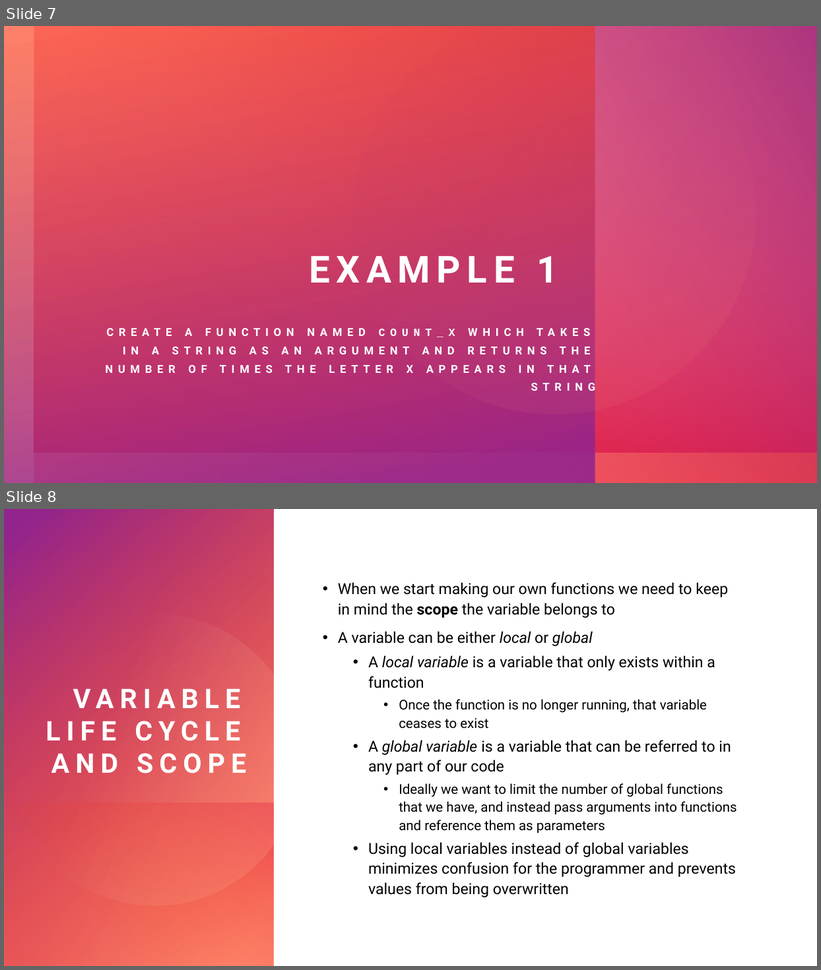
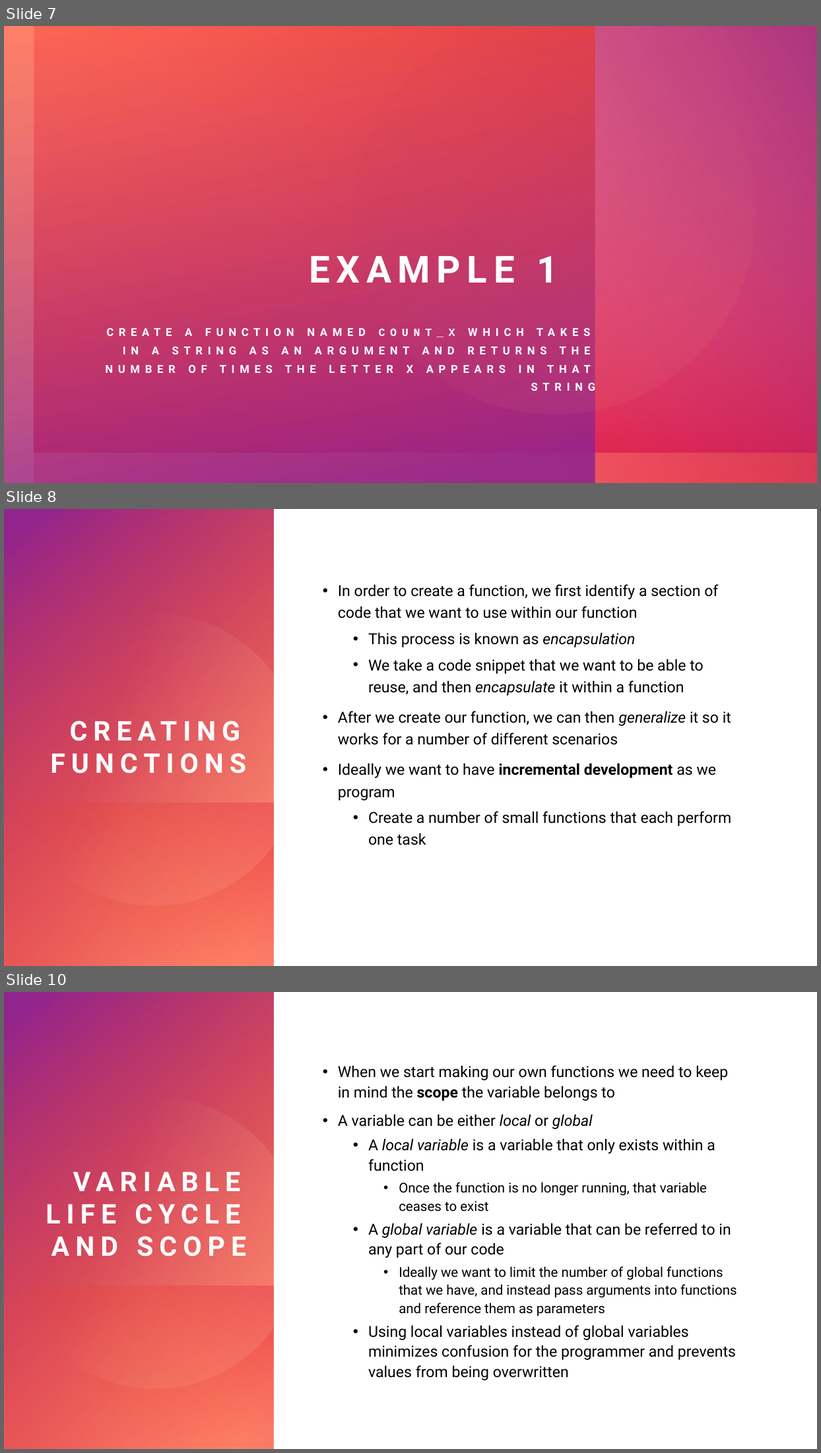
Before and after one commit to wpgoble/COMP130Resources, a slide deck: slides/creatingFunctions1.pptx. Shown one above the other, each under a label of ours: slides 7 and 8 before the commit, slides 7, 8 and 10 after it; the slides between them are not shown. The pictures are 821x970 and 821x1453 pixels, drawn with LibreOffice and Linux fonts; fonts in the diff are those of the drawing. Boxes give left, top, right and bottom in pixels: in the first picture for what was removed or moved away, otherwise in the second. Text is boxed around its words. In the diff, an @@ line names an element or a change of style, - is before the commit and + after.

```diff
--- a/slides/creatingFunctions1.pptx
+++ b/slides/creatingFunctions1.pptx
@@ slide 8 added at [4,509,817,966], background #FFFFFF; not listed: 2 template elements that a slide beside it also shows @@
@@ rectangle added at [4,509,817,966], fill #FFFFFF @@
@@ rectangle added at [4,509,274,966], fill gradient #FF907A to #DA002F @@
@@ rectangle added at [4,509,274,966], fill gradient #FE4A00 to #92248E @@
@@ freeform shape added at [4,588,315,930], fill gradient #FFDBCC to #FF907A @@
@@ text added at [338,584,731,846], 18 pt, text #000000 @@
+• In order to create a function, we first identify a section of code that we want to use within our function
+  • This process is known as encapsulation
+  • We take a code snippet that we want to be able to reuse, and then encapsulate it within a function
+• After we create our function, we can then generalize it so it works for a number of different scenarios
+• Ideally we want to have incremental development as we program
+  • Create a number of small functions that each perform one task
@@ title added at [50,753,246,774], 32 pt, text #FFFFFF, bold @@
+CREATING FUNCTIONS
@@ rectangle added at [5,803,273,966], fill gradient #DA002F to #FE4A00 @@
@@ what was slide 8 is now slide 10 @@
```
Also in this commit, not shown: 1 other slide added, 2 other files.
